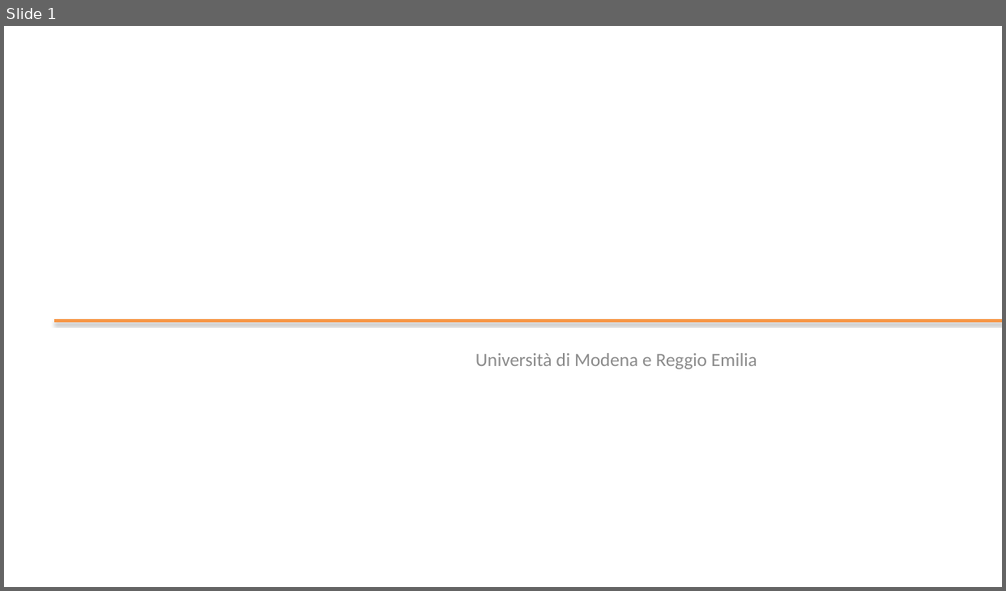
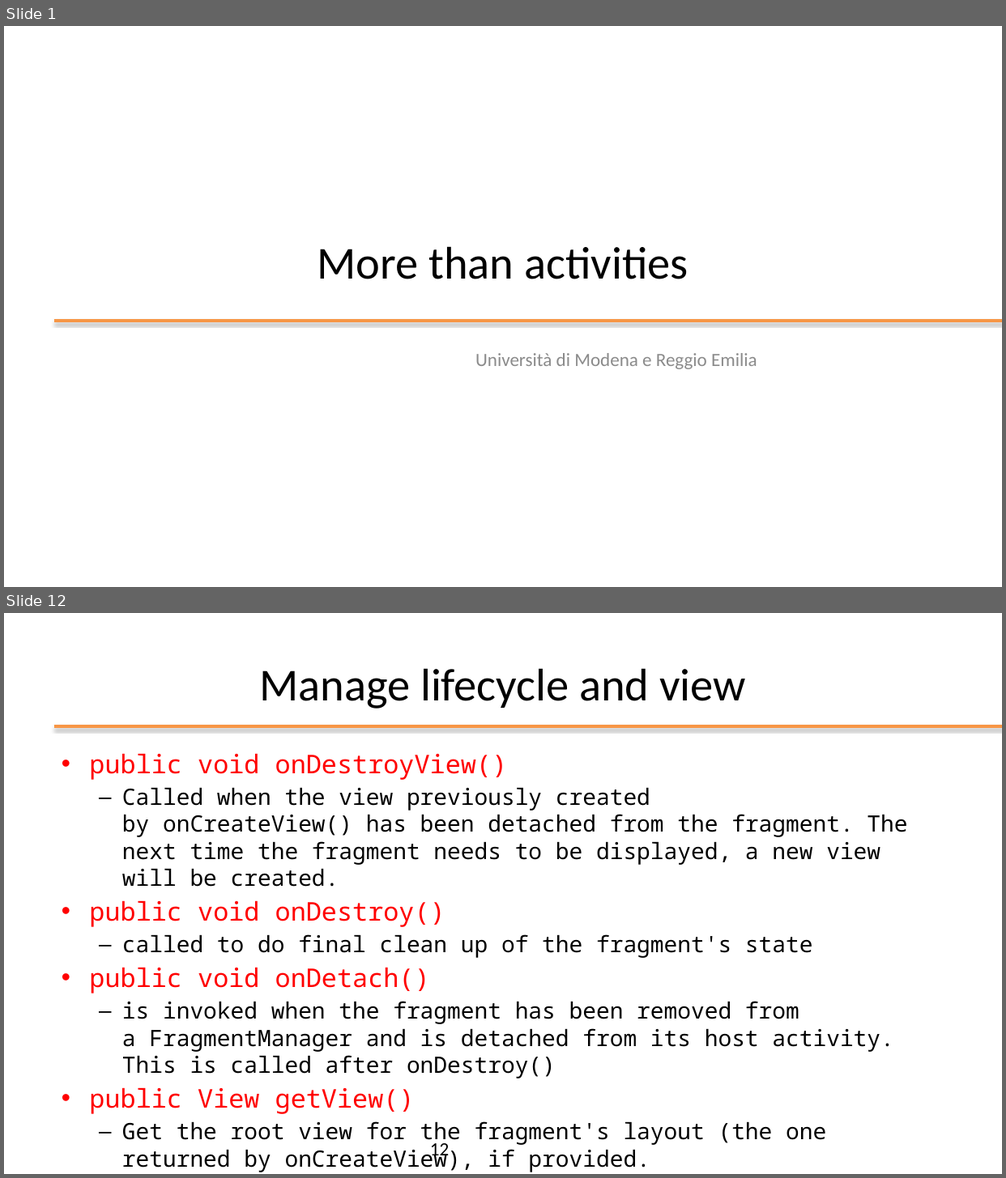
Before and after one commit to kevinmala00/ATTIVITA-PROGETTUALE, a slide deck: slides/05 - More than activities.pptx. Shown one above the other, each under a label of ours: slide 1 before the commit, slides 1 and 12 after it; the slides between them are not shown. The pictures are 1006x591 and 1006x1178 pixels, drawn with LibreOffice and Linux fonts; fonts in the diff are those of the drawing; background and template pictures are left out. Boxes give left, top, right and bottom in pixels: in the first picture for what was removed or moved away, otherwise in the second. Text is boxed around its words. In the diff, an @@ line names an element or a change of style, - is before the commit and + after.

```diff
--- a/slides/05 - More than activities.pptx
+++ b/slides/05 - More than activities.pptx
@@ slide 12 added at <box>4,613,1002,1174</box>, background #FFFFFF @@
@@ title added at <box>259,668,746,709</box>, 44 pt, text #000000 @@
+Manage lifecycle and view
@@ line added from (54, 726) to (1002, 726), #F79646 3 pt @@
@@ text added at <box>89,753,907,1173</box>, 21.7 pt, text #000000 @@
+• public void onDestroyView()
+  – Called when the view previously created by onCreateView() has been detached from the fragment. The next time the fragment needs to be displayed, a new view will be created.
+• public void onDestroy()
+  – called to do final clean up of the fragment's state
+• public void onDetach()
+  – is invoked when the fragment has been removed from a FragmentManager and is detached from its host activity. This is called after onDestroy()
+• public View getView()
+  – Get the root view for the fragment's layout (the one returned by onCreateView), if provided.
@@ page number added at <box>430,1144,449,1161</box>, 18 pt, text #000000 @@
+12
@@ slide 1 changed as well @@
@@ title added at <box>317,246,688,280</box>, 44 pt, text #000000 @@
+More than activities
```
Also in this commit, not shown: 36 other slides added, 1 slide removed.
